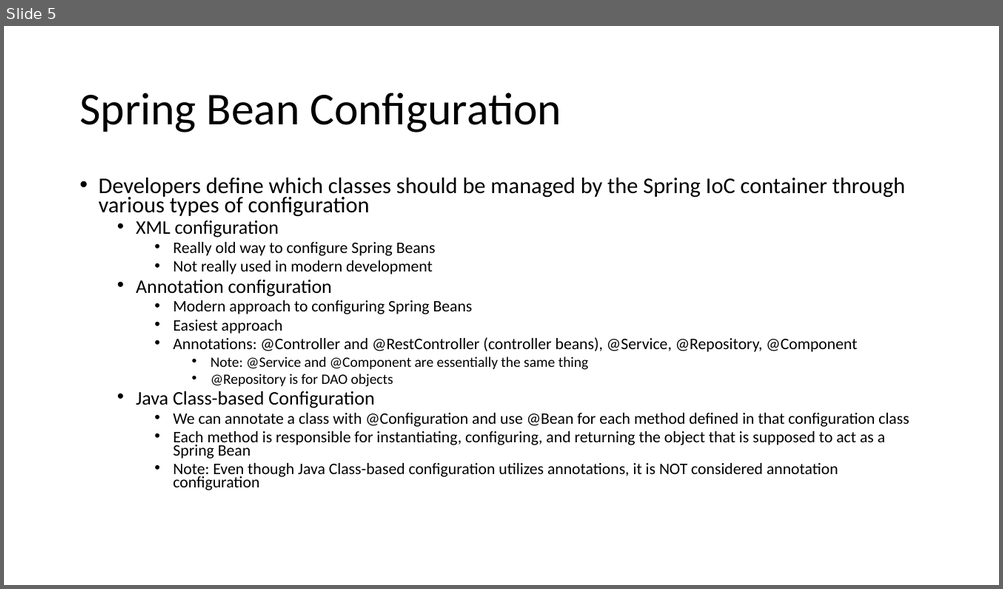
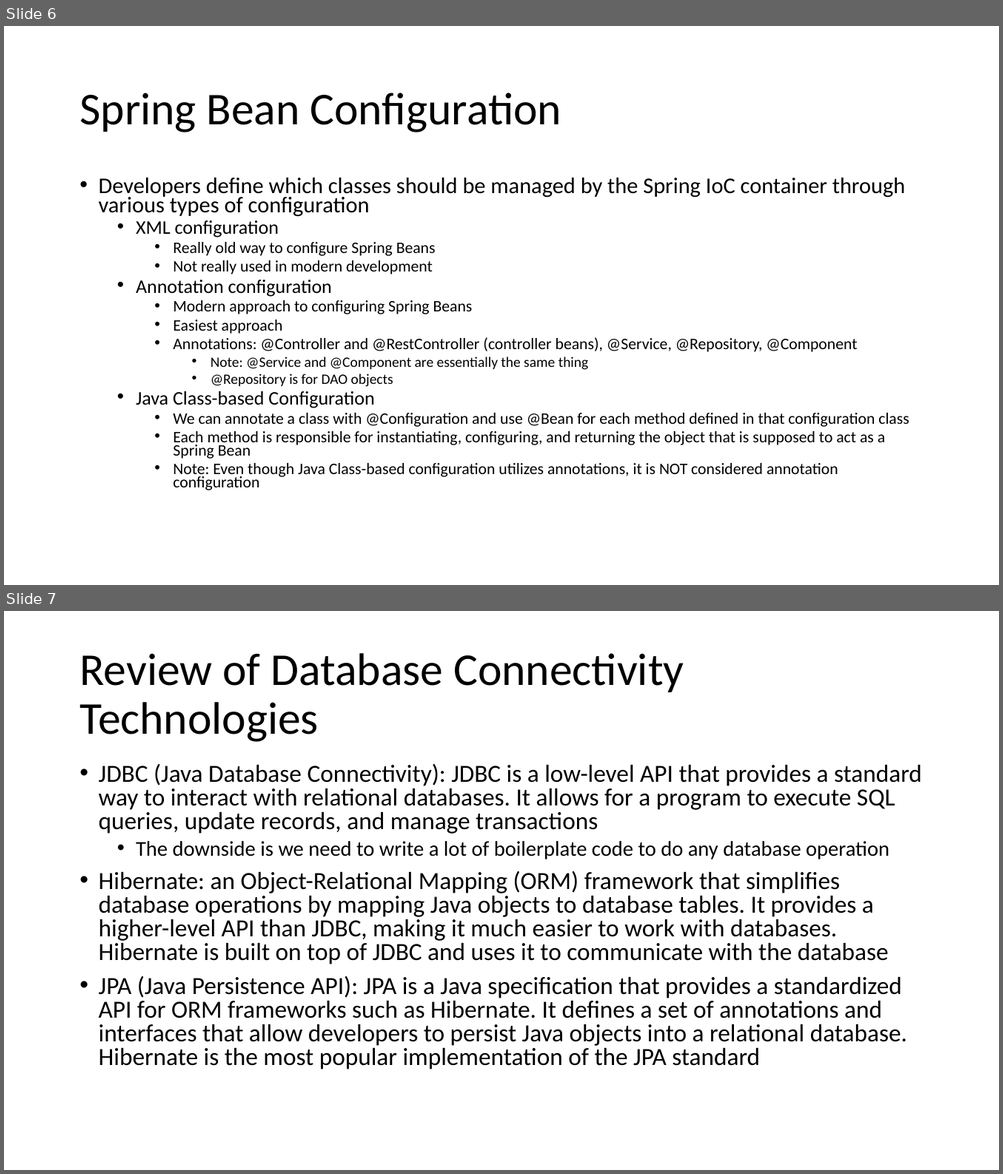
Before and after one commit to 230109training/java-primer, a slide deck: spring-framework-and-spring-boot.pptx. Shown one above the other, each under a label of ours: slide 5 before the commit, slides 6 and 7 after it. The pictures are 1003x589 and 1003x1174 pixels, drawn with LibreOffice and Linux fonts; fonts in the diff are those of the drawing. Boxes give left, top, right and bottom in pixels: in the first picture for what was removed or moved away, otherwise in the second. Text is boxed around its words. In the diff, an @@ line names an element or a change of style, - is before the commit and + after.

```diff
--- a/spring-framework-and-spring-boot.pptx
+++ b/spring-framework-and-spring-boot.pptx
@@ slide 7 added at [4,611,999,1170], background #FFFFFF @@
@@ title added at [79,653,683,742], 44 pt, text #000000 @@
+Review of Database Connectivity Technologies
@@ text added at [99,764,922,1070], 23.8 pt, text #000000 @@
+• JDBC (Java Database Connectivity): JDBC is a low-level API that provides a standard way to interact with relational databases. It allows for a program to execute SQL queries, update records, and manage transactions
+  • The downside is we need to write a lot of boilerplate code to do any database operation
+• Hibernate: an Object-Relational Mapping (ORM) framework that simplifies database operations by mapping Java objects to database tables. It provides a higher-level API than JDBC, making it much easier to work with databases. Hibernate is built on top of JDBC and uses it to communicate with the database
+• JPA (Java Persistence API): JPA is a Java specification that provides a standardized API for ORM frameworks such as Hibernate. It defines a set of annotations and interfaces that allow developers to persist Java objects into a relational database. Hibernate is the most popular implementation of the JPA standard
@@ what was slide 5 is now slide 6 @@
```
Also in this commit, not shown: 2 other slides added, 2 other files.
